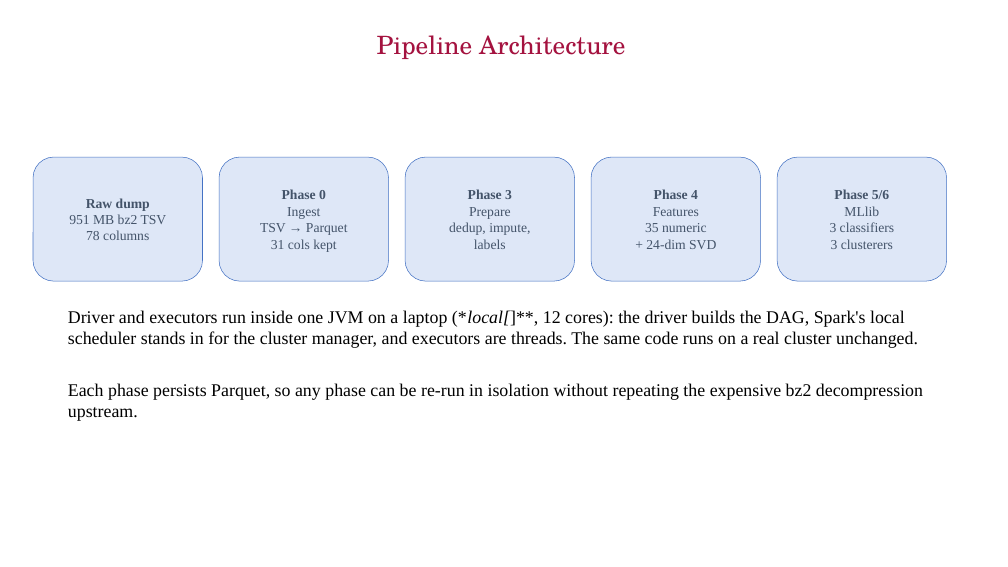
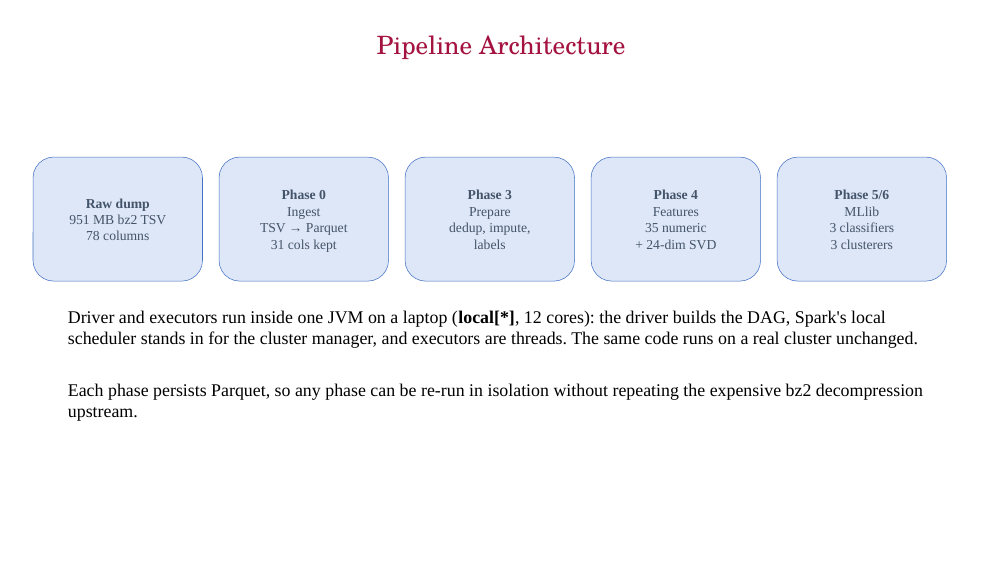
Before and after one commit to CognacStealer/BIgData, a slide deck: slide 5 of reports/MMDS_EndSem_Wikimedia_Bot_Detection.pptx. Drawn at 1008x567 pixels with LibreOffice and Linux fonts; fonts in the diff are those of the drawing; background and template pictures are left out. Boxes give left, top, right and bottom in pixels: in the first picture for what was removed or moved away, otherwise in the second. Text is boxed around its words. In the diff, an @@ line names an element or a change of style, - is before the commit and + after.

Commit message:
Let bold spans contain asterisks
"**local[*]**" on the architecture slide rendered as a stray "*" followed by
italic "local[" and a literal "**". The bold pattern was \*\*[^*]+\*\*, which
cannot match a span holding an asterisk, so the italic alternative claimed the
inner one instead.

Bold is now non-greedy (\*\*.+?\*\*) in both the deck and the report
generators, so a bold span may contain asterisks.

```diff
--- a/reports/MMDS_EndSem_Wikimedia_Bot_Detection.pptx
+++ b/reports/MMDS_EndSem_Wikimedia_Bot_Detection.pptx
@@ text at bbox=[68, 310, 918, 348]: text changed @@
-Driver and executors run inside one JVM on a laptop (*local[]**, 12 cores): the driver builds the DAG, Spark's local scheduler stands in for the cluster manager, and executors are threads. The same code runs on a real cluster unchanged.
+Driver and executors run inside one JVM on a laptop (local[*], 12 cores): the driver builds the DAG, Spark's local scheduler stands in for the cluster manager, and executors are threads. The same code runs on a real cluster unchanged.
```
Also in this commit, not shown: 5 other files.
